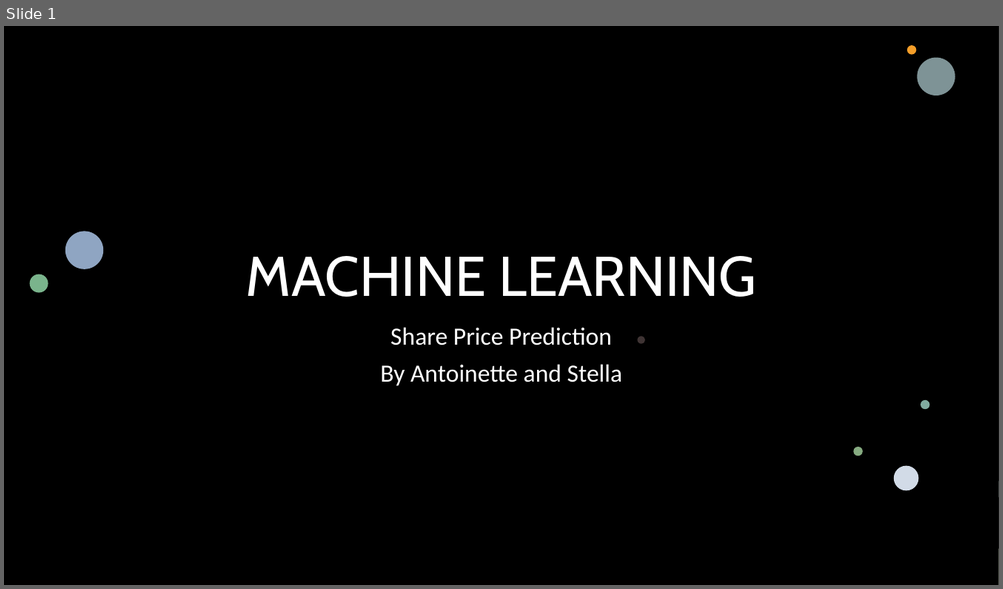
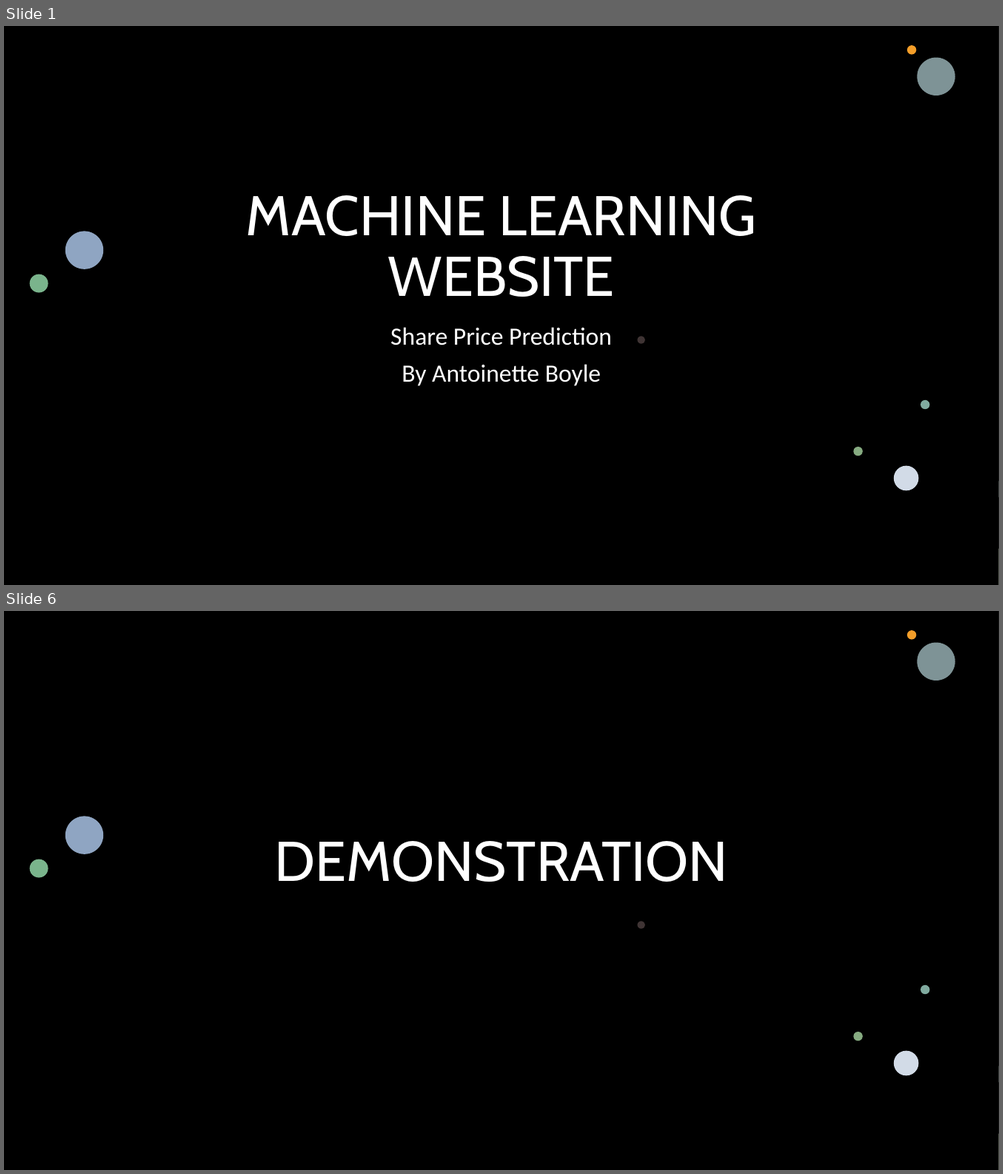
Before and after one commit to antoinetteboyle/Demystifying-ML, a slide deck: MACHINE LEARNING.pptx. Shown one above the other, each under a label of ours: slide 1 before the commit, slides 1 and 6 after it; the slides between them are not shown. The pictures are 1003x589 and 1003x1174 pixels, drawn with LibreOffice and Linux fonts; fonts in the diff are those of the drawing; background and template pictures are left out; a plain dark background stands for a picture behind light text. Boxes give left, top, right and bottom in pixels: in the first picture for what was removed or moved away, otherwise in the second. Text is boxed around its words. In the diff, an @@ line names an element or a change of style, - is before the commit and + after.

Commit message:
latest updates to website

```diff
--- a/MACHINE LEARNING.pptx
+++ b/MACHINE LEARNING.pptx
@@ slide 6 added at <box>4,611,999,1170</box>, background picture (left out); not listed: 4 template elements that a slide beside it also shows @@
@@ rectangle added at <box>4,611,999,1170</box>, fill #000000 @@
@@ title added at <box>275,841,728,882</box>, 54 pt, text #FFFFFF @@
+DEMONSTRATION
@@ group added at <box>29,630,956,1076</box>: 8 ellipses @@
@@ slide 1 changed as well @@
@@ title at <box>246,195,756,297</box>: text changed @@
-MACHINE LEARNING
+MACHINE LEARNING
+WEBSITE
@@ subtitle at <box>401,364,600,386</box>: text changed @@
-By Antoinette and Stella
+By Antoinette Boyle
```
Also in this commit, not shown: 4 other slides changed, 1 other slide added, 3 slides removed, 58 other files.
